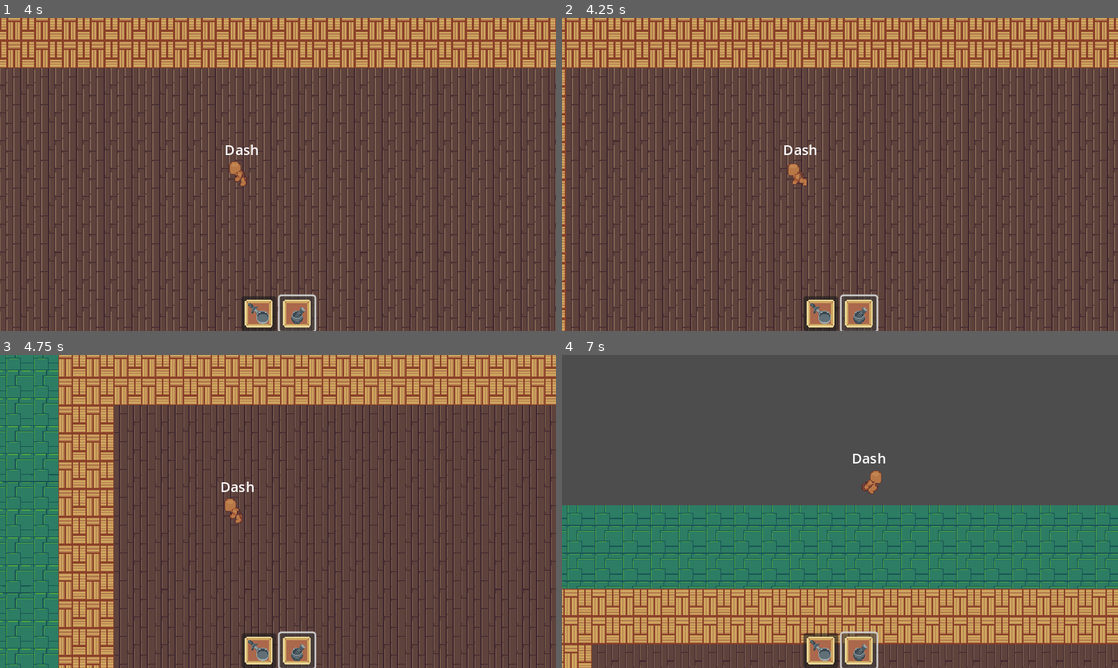
Above: before the commit, frames 1-4 (two rows, left to right).
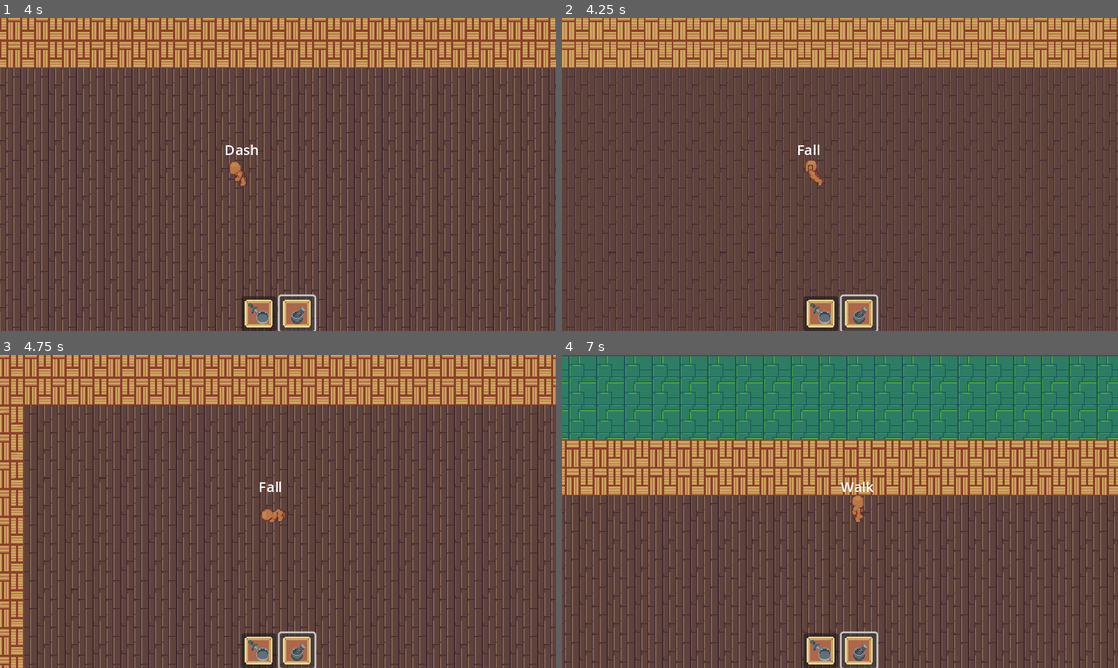
Above: after the commit, the same moments.

Repository: ajcar110/ARPG-Char-Control
Game: Godot game, scene res://game_master.tscn
The game is run twice, just before and just after one commit, with the same random seed, the same clock (stepped at 60 frames per second) and the same inputs.
Inputs (mouse positions are in pixels of both pictures, inside the frame that each line leads up to):
- Up to frame 1 (4 s): click (261, 312) at 0.5 s; click (294, 312) at 1.25 s; hold D (move_right) 2.03-3.53 s; tap Space (dash) at 2.1, 3.05, 3.6 s; tap W (move_up) at 2.27, 3.02 s; tap F (atk) at 2.85 s; hold A (move_left) from 3.53 s (still down)
- Up to frame 2 (4.25 s): keep holding A (move_left)
- Up to frame 3 (4.75 s): release A (move_left) at 4.28 s; hold D (move_right) from 4.28 s (still down); tap Space (dash) at 4.35 s; tap W (move_up) at 4.52 s
- Up to frame 4 (7 s): tap F (atk) at 5.1 s; tap W (move_up) at 5.27, 6.02 s; tap Space (dash) at 5.3, 5.85, 6.6 s; release D (move_right) at 5.78 s; hold A (move_left) 5.78-6.53 s; hold D (move_right) from 6.53 s (still down)

Frame 1 is identical in both runs. In frame 2, 49% of the frame differs, in the area x 0-100%, y 0-100%; in frame 3, 45%; in frame 4, 93%.

Commit message:
DashWorking

Diff:
--- a/Player/Dash.gd
+++ b/Player/Dash.gd
@@ -4,7 +4,7 @@
 
 @onready var fall_state:BaseState = get_node(fall_node)
 
-var dash_distance: int = 4
+var dash_distance: int = 4 * Global.TILESIZE
 var dash_start : Vector2
 var move
 
@@ -13,7 +13,6 @@
 	super.enter()
 	move = get_movement_input()
 	dash_start = character.position
-	dash_distance *= Global.TILESIZE
 
 # Override MoveState input() since we don't want to change states based on player input
 func input(event: InputEvent) -> BaseState:
